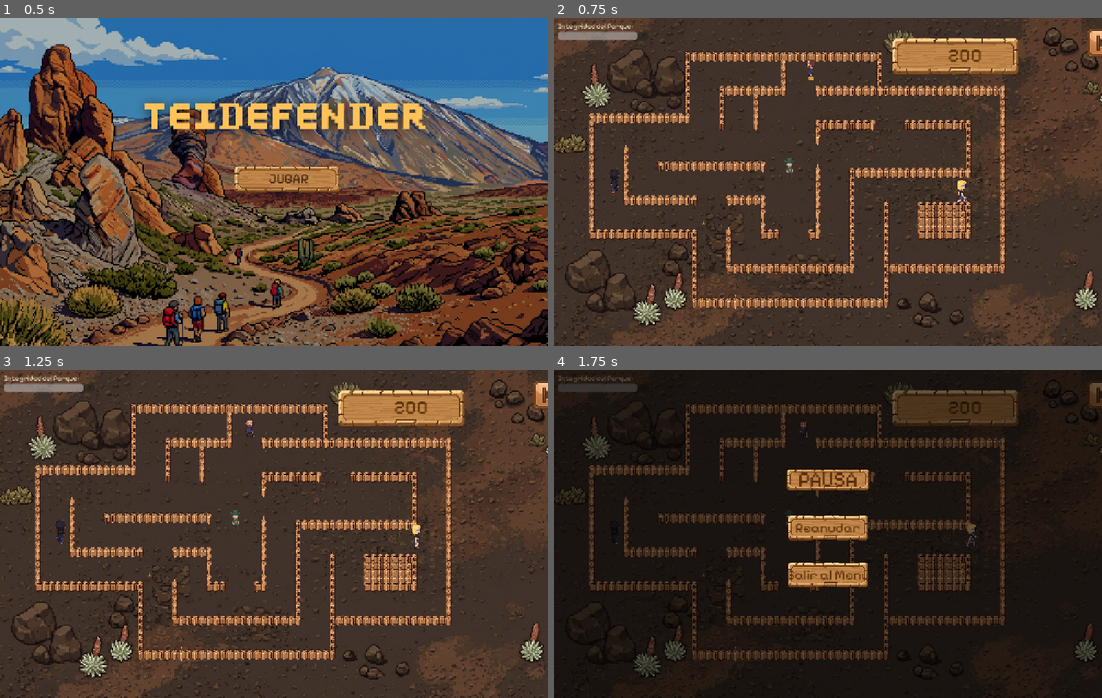
Above: before the commit, frames 1-4 (two rows, left to right).
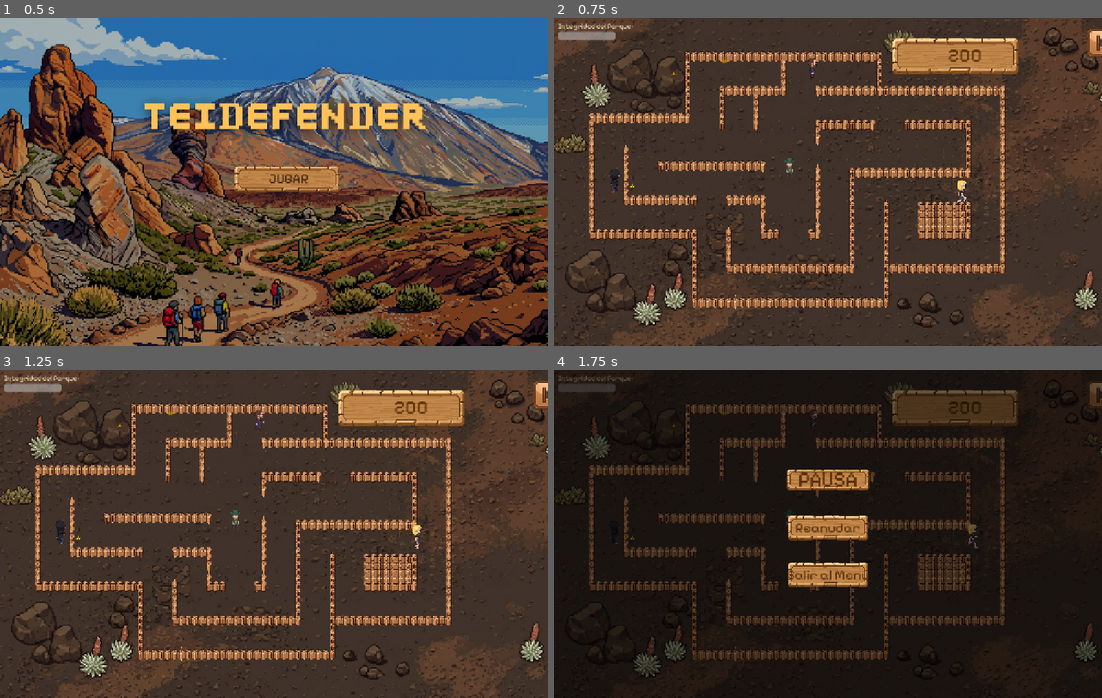
Above: after the commit, the same moments.

Repository: kiaramaldonado/teidefender
Game: Godot game, scene res://escenas/MenuPrincipal.tscn
Same seed, same stepped clock (60 frames per second), same inputs: the game is played once before the commit and once after it. Sound files missing from this copy of the repository are replaced by a short silence.
Inputs (mouse positions are in pixels of both pictures, inside the frame that each line leads up to):
- Up to frame 1 (0.5 s): no input
- Up to frame 2 (0.75 s): click "JUGAR" at 0.5 s
- Up to frame 3 (1.25 s): no input
- Up to frame 4 (1.75 s): click (1101, 396) at 1.25 s

Frame 1 is identical in both runs. In frame 2, 0.2% of the frame differs, in the area x 10-76%, y 3-63%; in frame 3, 0.3%, in the area x 10-77%, y 3-63%; in frame 4, 0.2%.

Commit message:
feat(world): wider agent radius, more spawn points and randomised spawn timing
- agent_radius raised from 10 to 12 to force agents through the middle
  of each corridor — same effect as physically narrowing the map.
- 9 extra spawn points around the unwalled border of the park for more
  varied trash/barraquito placement; the 6 spawn points that fell on
  fences are corrected to open tiles.
- Trash and barraquito timers now use one_shot mode with random
  intervals (3.5-5.5s and 17-24s). Trash spawn pressure ramps up over
  the first 2 minutes so the difficulty scales.
- 3 initial trash pieces give the player immediate goals at start.

Diff:
--- a/scripts/Mundo.gd
+++ b/scripts/Mundo.gd
@@ -14,29 +14,38 @@
 var spawn_points = [
 	Vector2(200, 130), Vector2(280, 130), Vector2(350, 130),
 	Vector2(550, 130), Vector2(650, 130), Vector2(750, 130),
-	Vector2(170, 250), Vector2(170, 320), Vector2(170, 390),
+	Vector2(170, 250), Vector2(184, 328), Vector2(184, 392),
 	Vector2(450, 200), Vector2(520, 200), Vector2(600, 200),
-	Vector2(350, 350), Vector2(430, 350), Vector2(510, 350),
+	Vector2(344, 360), Vector2(424, 360), Vector2(510, 350),
 	Vector2(700, 280), Vector2(780, 280), Vector2(860, 280),
 	Vector2(250, 480), Vector2(350, 480), Vector2(430, 480),
-	Vector2(620, 480), Vector2(720, 480), Vector2(820, 480),
-	Vector2(900, 380), Vector2(900, 450), Vector2(970, 420),
+	Vector2(616, 472), Vector2(720, 480), Vector2(820, 480),
+	Vector2(900, 380), Vector2(904, 424), Vector2(970, 420),
+	# Puntos extra para más variedad
+	Vector2(120, 100), Vector2(400, 100), Vector2(900, 110),
+	Vector2(1100, 250), Vector2(1100, 450), Vector2(1180, 600),
+	Vector2(120, 600), Vector2(500, 700), Vector2(1000, 700),
 ]
+
+var _timer_basura: Timer
+var _timer_powerup: Timer
 
 func _ready():
 	_crear_navegacion()
 
-	var timer_basura = Timer.new()
-	add_child(timer_basura)
-	timer_basura.wait_time = 5.0
-	timer_basura.timeout.connect(_spawn_basura)
-	timer_basura.start()
-
-	var timer_powerup = Timer.new()
-	add_child(timer_powerup)
-	timer_powerup.wait_time = 20.0
-	timer_powerup.timeout.connect(_spawn_barraquito)
-	timer_powerup.start()
+	# Timers con intervalos aleatorios — cada disparo agenda el siguiente
+	# con un nuevo tiempo, para que la partida no se sienta mecánica.
+	_timer_basura = Timer.new()
+	_timer_basura.one_shot = true
+	add_child(_timer_basura)
+	_timer_basura.timeout.connect(_on_timer_basura)
+	_timer_basura.start(randf_range(3.5, 5.5))
+
+	_timer_powerup = Timer.new()
+	_timer_powerup.one_shot = true
+	add_child(_timer_powerup)
+	_timer_powerup.timeout.connect(_on_timer_powerup)
+	_timer_powerup.start(randf_range(17.0, 24.0))
 
 	$HUD/Puntos.text = str(puntos)
 	$HUD/BarraIntegridad.value = 100
@@ -55,6 +64,9 @@
 	$BGM.finished.connect(func(): $BGM.play())
 	$BGM.play()
 
+	# 3 piezas de basura iniciales para que el jugador tenga acción inmediata
+	_spawn_basura()
+	_spawn_basura()
 	_spawn_basura()
 
 func _process(delta):
@@ -93,6 +105,17 @@
 	await get_tree().create_timer(3.0).timeout
 	if not partida_terminada:
 		$HUD/PantallaBlanca.visible = false
+
+func _on_timer_basura():
+	_spawn_basura()
+	# El intervalo se acorta gradualmente con el tiempo de juego
+	# para aumentar la presión a medida que avanza la partida.
+	var presion = clamp(1.0 - (Time.get_ticks_msec() / 120000.0), 0.55, 1.0)
+	_timer_basura.start(randf_range(3.5, 5.5) * presion)
+
+func _on_timer_powerup():
+	_spawn_barraquito()
+	_timer_powerup.start(randf_range(17.0, 24.0))
 
 func _spawn_basura():
 	if partida_terminada or basura_en_campo >= MAX_BASURA:
@@ -154,7 +177,9 @@
 
 func _crear_navegacion():
 	var nav_poly = NavigationPolygon.new()
-	nav_poly.agent_radius = 10.0
+	# 12px de radio fuerza a los agentes a circular por el centro de los pasillos,
+	# eliminando casi por completo los roces con las vallas.
+	nav_poly.agent_radius = 12.0
 
 	# NavigationMeshSourceGeometryData2D is the correct Godot 4.3+ API;
 	# it handles winding order automatically and doesn't rely on the deprecated
